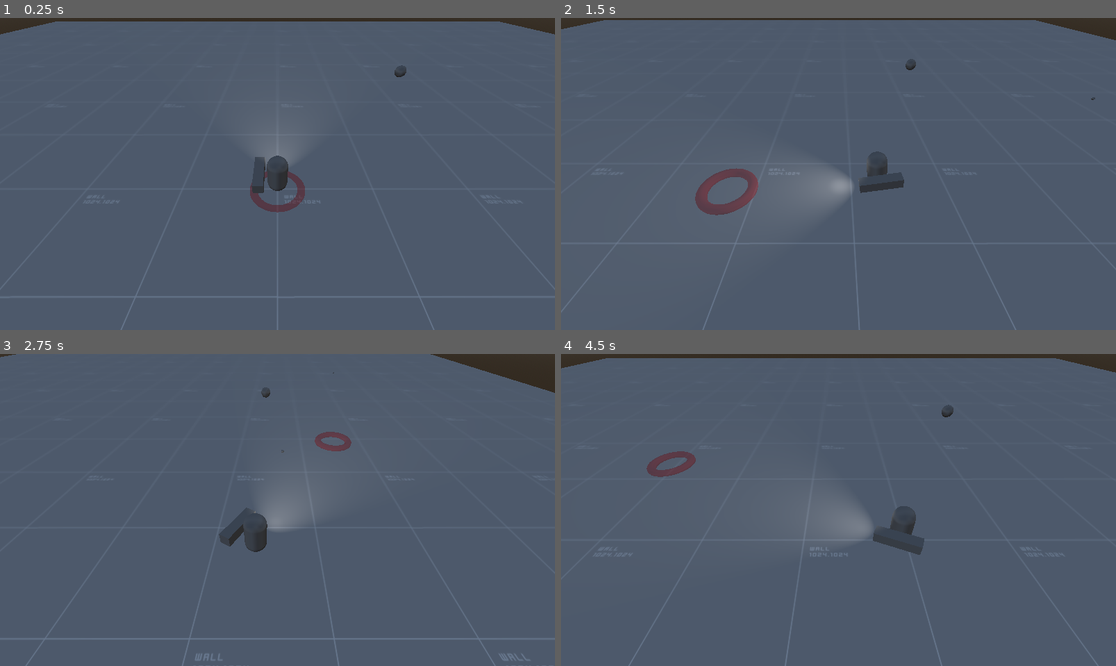
Above: before the commit, frames 1-4 (two rows, left to right).
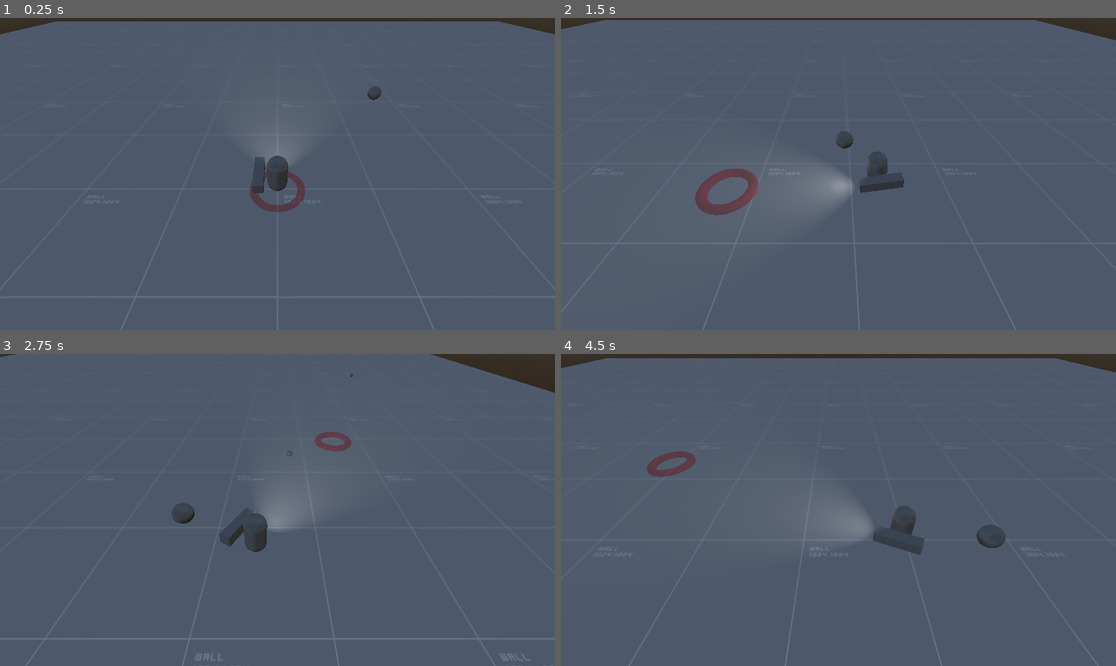
Above: after the commit, the same moments.

Repository: smekbo/scream-jam-2025
Game: Godot game, scene res://world.tscn
Same seed, same stepped clock (60 frames per second), same inputs: the game is played once before the commit and once after it.
Inputs (mouse positions are in pixels of both pictures, inside the frame that each line leads up to):
- Up to frame 1 (0.25 s): no input
- Up to frame 2 (1.5 s): move the mouse to (960, 158) at 0.52 s; press the mouse at (960, 158) at 0.53 s; hold D (move_right) 0.53-1.28 s; move the mouse to (727, 189) at 1.27 s; release the mouse at (727, 189) at 1.28 s; hold S (move_backward) from 1.28 s (still down); click (727, 189) at 1.35 s
- Up to frame 3 (2.75 s): move the mouse to (333, 441) at 2.02 s; release S (move_backward) at 2.03 s; press the mouse at (333, 441) at 2.03 s; hold D (move_right) from 2.03 s (still down)
- Up to frame 4 (4.5 s): move the mouse to (810, 572) at 2.77 s; release D (move_right) at 2.78 s; release the mouse at (810, 572) at 2.78 s; hold W (move_forward) 2.78-3.53 s; click (810, 572) at 2.85 s; move the mouse to (1005, 556) at 3.52 s; press the mouse at (1005, 556) at 3.53 s; hold A (move_left) from 3.53 s (still down); move the mouse to (672, 463) at 4.27 s; release the mouse at (672, 463) at 4.28 s; click (672, 463) at 4.35 s

The runs differ from the first frame. In frame 1, 0.1% of the frame differs, in the area x 66-74%, y 15-27%; in frame 2, 0.2%; in frame 3, 0.3%; in frame 4, 0.4%, in the area x 68-81%, y 16-63%.

Commit message:
Performance testing

Diff:
--- a/blood_mesh.gd
+++ b/blood_mesh.gd
@@ -1,5 +1,5 @@
 extends MultiMeshInstance3D
-class_name Blood_Mesh
+class_name Blood_Multimesh
 
 
 # Called when the node enters the scene tree for the first time.
@@ -22,7 +22,7 @@
 		blood_scale = Vector3(1/i, 1, 1/i)
 		if i == 0:
 			blood_scale = Vector3(1, 1, 1)
-		blood_travel = blood_travel + direction.normalized() * magnitude / 3
+		blood_travel = blood_travel + direction.normalized() * magnitude / (magnitude / 2)
 
 		# Add blood
 		var blood_position = Transform3D()
--- /dev/null
+++ b/blood_mesh.tres
@@ -0,0 +1,9 @@
+[gd_resource type="PlaneMesh" load_steps=2 format=3 uid="uid://ty03ectxyuj2"]
+
+[sub_resource type="StandardMaterial3D" id="StandardMaterial3D_aqk2v"]
+albedo_color = Color(0.8453944, 0, 0.25252193, 1)
+stencil_flags = 2
+stencil_outline_thickness = 0.042
+
+[resource]
+material = SubResource("StandardMaterial3D_aqk2v")
--- a/enemy.gd
+++ b/enemy.gd
@@ -17,7 +17,7 @@
 	if target:
 		var direction = target - global_position
 		velocity = direction * SPEED * delta
-		#move_and_slide()
+		move_and_slide()
 
 
 func on_target_changed(new_target : Vector3):
@@ -26,6 +26,7 @@
 
 
 func _on_hurtbox_body_entered(projectile : Projectile) -> void:
-	var hurt_direction = projectile.global_position.direction_to(global_position)
+	var hurt_direction = _game.player.global_position.direction_to(global_position)
 	fx_animation.play("hurt")
-	_game.blood_mesh.blood_splatter(global_position, hurt_direction, projectile.damage)
+	_game.blood_multimesh.blood_splatter(global_position, hurt_direction, projectile.damage)
+	projectile.queue_free()
--- a/enemy.tscn
+++ b/enemy.tscn
@@ -1,11 +1,12 @@
-[gd_scene load_steps=8 format=3 uid="uid://318f23alwesp"]
+[gd_scene load_steps=9 format=3 uid="uid://318f23alwesp"]
 
 [ext_resource type="Script" uid="uid://dbcm457m2y6gw" path="res://enemy.gd" id="1_7k104"]
+[ext_resource type="PlaneMesh" uid="uid://ty03ectxyuj2" path="res://blood_mesh.tres" id="2_4gyqm"]
 
 [sub_resource type="SphereShape3D" id="SphereShape3D_4gyqm"]
 
 [sub_resource type="SphereShape3D" id="SphereShape3D_7k104"]
-radius = 0.6917973
+radius = 0.75
 
 [sub_resource type="SphereMesh" id="SphereMesh_qi2p4"]
 
@@ -23,6 +24,18 @@
 "update": 0,
 "values": [Vector3(0, 0, 0)]
 }
+tracks/1/type = "value"
+tracks/1/imported = false
+tracks/1/enabled = true
+tracks/1/path = NodePath("CPUParticles3D:emitting")
+tracks/1/interp = 1
+tracks/1/loop_wrap = true
+tracks/1/keys = {
+"times": PackedFloat32Array(0),
+"transitions": PackedFloat32Array(1),
+"update": 1,
+"values": [false]
+}
 
 [sub_resource type="Animation" id="Animation_7k104"]
 resource_name = "hurt"
@@ -39,6 +52,18 @@
 "transitions": PackedFloat32Array(1, 1, 1, 1, 1, 1),
 "update": 0,
 "values": [Vector3(0, 0, 0), Vector3(0, 0.22184789, 0), Vector3(0, -0.08102846, 0), Vector3(0, 0.2517867, 0), Vector3(0, -0.034302473, 0), Vector3(0, 0, 0)]
+}
+tracks/1/type = "value"
+tracks/1/imported = false
+tracks/1/enabled = true
+tracks/1/path = NodePath("CPUParticles3D:emitting")
+tracks/1/interp = 1
+tracks/1/loop_wrap = true
+tracks/1/keys = {
+"times": PackedFloat32Array(0, 0.041666668),
+"transitions": PackedFloat32Array(1, 1),
+"update": 1,
+"values": [false, true]
 }
 
 [sub_resource type="AnimationLibrary" id="AnimationLibrary_qi2p4"]
@@ -69,6 +94,19 @@
 mesh = SubResource("SphereMesh_qi2p4")
 skeleton = NodePath("../..")
 
+[node name="CPUParticles3D" type="CPUParticles3D" parent="."]
+emitting = false
+amount = 3
+one_shot = true
+explosiveness = 1.0
+mesh = ExtResource("2_4gyqm")
+direction = Vector3(0, 1, 0)
+gravity = Vector3(0, -15, 0)
+initial_velocity_min = 3.0
+initial_velocity_max = 10.0
+scale_amount_min = 0.1
+scale_amount_max = 0.5
+
 [node name="AnimationPlayer" type="AnimationPlayer" parent="."]
 libraries = {
 &"": SubResource("AnimationLibrary_qi2p4")
--- a/game.gd
+++ b/game.gd
@@ -3,9 +3,9 @@
 
 
 var player : Player
-var blood_mesh : Blood_Mesh
+var blood_multimesh : Blood_Multimesh
 
 
 func _ready() -> void:
 	player = get_node("/root/World/Player")
-	blood_mesh = get_node("/root/World/blood_mesh")
+	blood_multimesh = get_node("/root/World/blood_multimesh")
--- a/player.gd
+++ b/player.gd
@@ -22,7 +22,7 @@
 		velocity = ProjectSettings.get_setting("physics/3d/default_gravity") * ProjectSettings.get_setting("physics/3d/default_gravity_vector")
 
 	if Input.is_action_pressed("fire"):
-		WEAPON.fire(aiming_direction)
+		WEAPON.fire(crosshair.global_position)
 
 	velocity.x = SPEED * delta * -1 * (Input.get_action_strength("move_left") - Input.get_action_strength("move_right"))
 	velocity.z = SPEED * delta * -1 * (Input.get_action_strength("move_forward") - Input.get_action_strength("move_backward"))
@@ -59,5 +59,3 @@
 	if mouse_position_raycast:
 		crosshair.global_position = Vector3(mouse_position_raycast.position.x, 0, mouse_position_raycast.position.z)
 		model_handle.look_at(crosshair.global_position)
-		aiming_direction = crosshair.global_position - model_handle.global_position
-		aiming_direction.y = 0
--- a/weapons/pistol/bullet.tscn
+++ b/weapons/pistol/bullet.tscn
@@ -3,11 +3,11 @@
 [ext_resource type="Script" uid="uid://4c0kecsrwb77" path="res://weapons/pistol/bullet.gd" id="1_bk8kh"]
 
 [sub_resource type="SphereMesh" id="SphereMesh_kfrv5"]
-radius = 0.1
-height = 0.2
+radius = 0.2
+height = 0.4
 
 [sub_resource type="SphereShape3D" id="SphereShape3D_kfrv5"]
-radius = 0.1
+radius = 0.2
 
 [node name="Bullet" type="AnimatableBody3D"]
 collision_layer = 8
--- a/weapons/weapon.gd
+++ b/weapons/weapon.gd
@@ -17,7 +17,8 @@
 func _process(delta: float) -> void:
 	time_since_last_fire += delta
 
-func fire(direction : Vector3):
+func fire(target : Vector3):
+	var direction = business_end.global_position.direction_to(target) * Vector3(1,0,1)
 	if time_since_last_fire >= firing_speed:
 		emit_projectile(direction)
 		print("Bang!")
--- a/world.tscn
+++ b/world.tscn
@@ -1,8 +1,9 @@
-[gd_scene load_steps=14 format=3 uid="uid://c2a2wpalwnbvp"]
+[gd_scene load_steps=13 format=3 uid="uid://c2a2wpalwnbvp"]
 
 [ext_resource type="PackedScene" uid="uid://djwx48nmfhvx6" path="res://player.tscn" id="1_f3sb7"]
 [ext_resource type="PackedScene" uid="uid://318f23alwesp" path="res://enemy.tscn" id="2_fj7yv"]
 [ext_resource type="Texture2D" uid="uid://bsx2wwfpiiybn" path="res://greybox_light_grid.png" id="2_tlwt5"]
+[ext_resource type="PlaneMesh" uid="uid://ty03ectxyuj2" path="res://blood_mesh.tres" id="4_036b0"]
 [ext_resource type="Script" uid="uid://cpmae8ysbenrx" path="res://blood_mesh.gd" id="4_aqk2v"]
 
 [sub_resource type="ProceduralSkyMaterial" id="ProceduralSkyMaterial_f3sb7"]
@@ -25,17 +26,9 @@
 [sub_resource type="BoxShape3D" id="BoxShape3D_f3sb7"]
 size = Vector3(500, 1, 500)
 
-[sub_resource type="StandardMaterial3D" id="StandardMaterial3D_aqk2v"]
-albedo_color = Color(0.8453944, 0, 0.25252193, 1)
-stencil_flags = 2
-stencil_outline_thickness = 0.042
-
-[sub_resource type="PlaneMesh" id="PlaneMesh_036b0"]
-material = SubResource("StandardMaterial3D_aqk2v")
-
 [sub_resource type="MultiMesh" id="MultiMesh_aqk2v"]
 transform_format = 1
-mesh = SubResource("PlaneMesh_036b0")
+mesh = ExtResource("4_036b0")
 
 [node name="World" type="Node3D"]
 
@@ -61,11 +54,7 @@
 [node name="Enemy" parent="." instance=ExtResource("2_fj7yv")]
 transform = Transform3D(1, 0, 0, 0, 1, 0, 0, 0, 1, 11.73008, 1.2366829, -13.631165)
 
-[node name="MeshInstance3D2" type="MeshInstance3D" parent="."]
-transform = Transform3D(1, 0, 0, 0, 1, 0, 0, 0, 1, 3.9185052, -6.01901, -0.10494518)
-mesh = SubResource("PlaneMesh_036b0")
-
-[node name="blood_mesh" type="MultiMeshInstance3D" parent="."]
+[node name="blood_multimesh" type="MultiMeshInstance3D" parent="."]
 transform = Transform3D(1, 0, 0, 0, 1, 0, 0, 0, 1, 0, 2.6622794, 0)
 multimesh = SubResource("MultiMesh_aqk2v")
 script = ExtResource("4_aqk2v")
